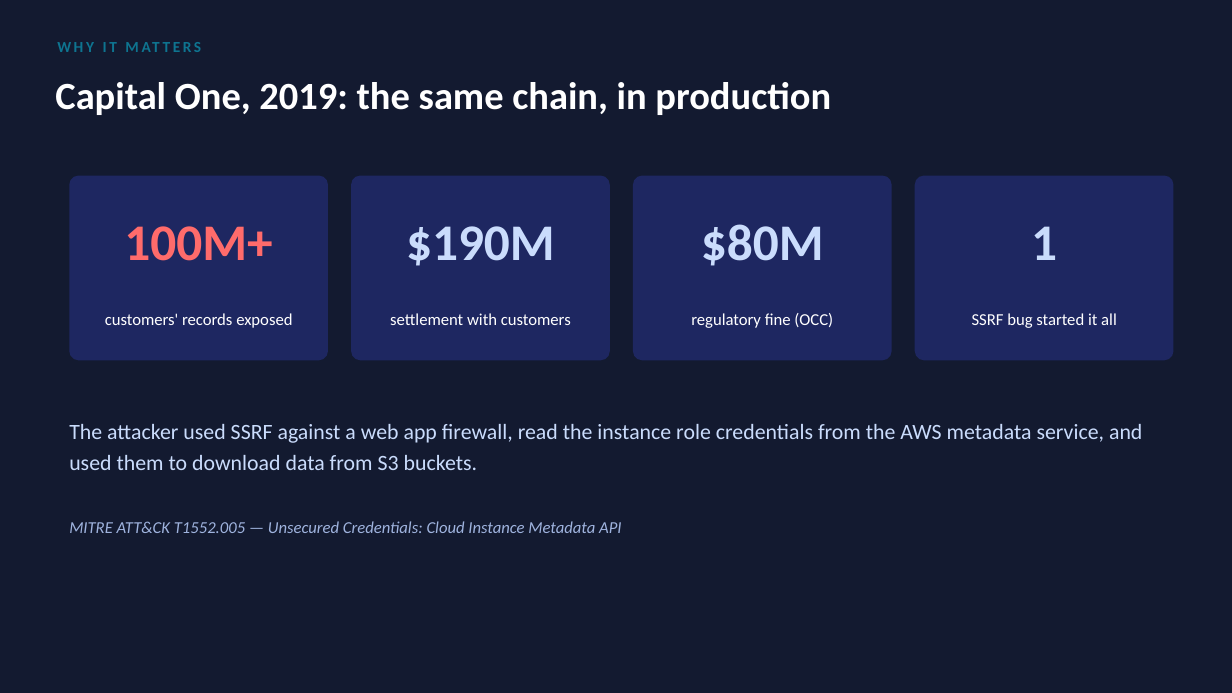
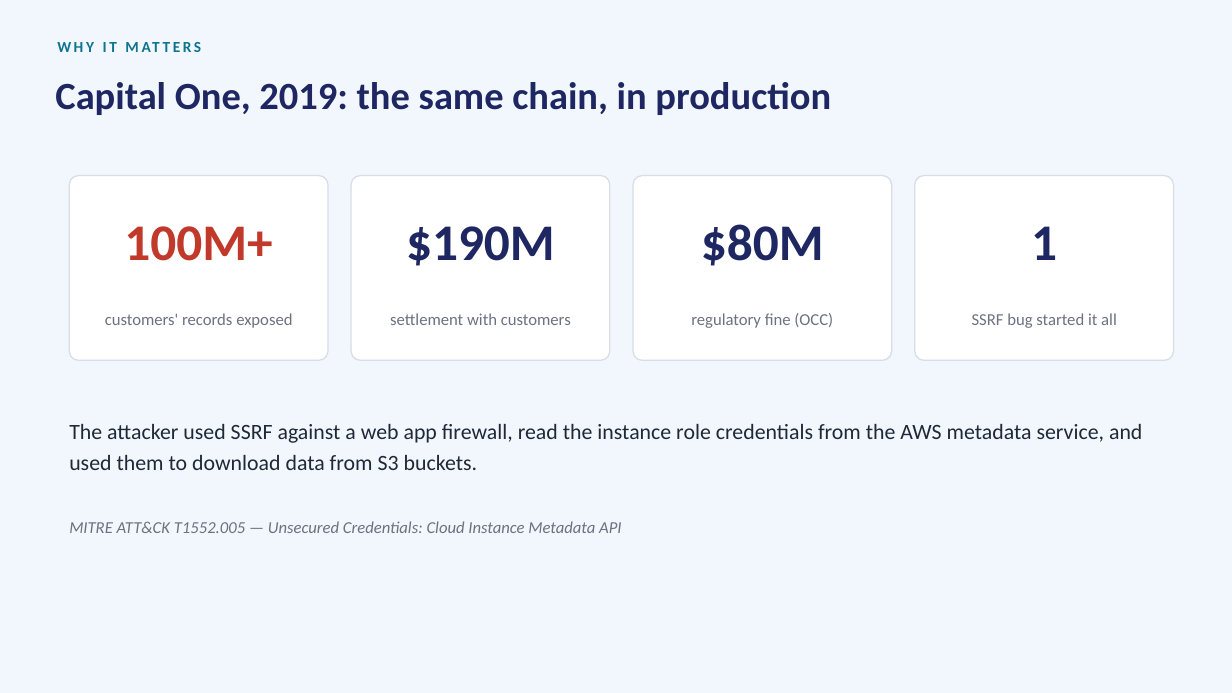
Before and after one commit to i9x0/cloud-ssrf-lab, a slide deck: slide 3 of report/CS621_Presentation.pptx. Drawn at 1232x693 pixels with LibreOffice and Linux fonts; fonts in the diff are those of the drawing. Boxes give left, top, right and bottom in pixels: in the first picture for what was removed or moved away, otherwise in the second. Text is boxed around its words. In the diff, an @@ line names an element or a change of style, - is before the commit and + after.

Commit message:
docs: refresh lab screenshots, add live-demo link/figure to report & deck, light-theme deck
Also untrack a stray Office lock file and ignore Office temp/v2 files.

```diff
--- a/report/CS621_Presentation.pptx
+++ b/report/CS621_Presentation.pptx
@@ background #131A30 to #F2F6FD @@
@@ text "Capital One, 2019: the same ..." at (55, 82, 831, 115): text colour #FFFFFF to #1E2761 @@
@@ fill #1E2761 to #FFFFFF; outline none to #D7DEE8 1 pt in 4 elements at (69, 176, 328, 360), (351, 176, 610, 360), (633, 176, 892, 360), (915, 176, 1174, 360) @@
@@ text "100M+" at (124, 226, 272, 261): text colour #FF6B6B to #C0392B @@
@@ text colour #CADCFC to #1E2761 in 3 elements at (406, 226, 555, 266), (701, 224, 824, 266), (1031, 226, 1057, 260) @@
@@ text colour #FFFFFF to #6B7280 in 4 elements at (105, 313, 292, 328), (390, 313, 571, 325), (691, 313, 833, 328), (972, 313, 1117, 328) @@
@@ text "The attacker used SSRF against ..." at (69, 424, 1142, 470): text colour #CADCFC to #1F2937 @@
@@ text "MITRE ATT&CK T1552.005 — Unsecured ..." at (69, 521, 621, 533): text colour #9FB3DE to #6B7280 @@
```
Also in this commit, not shown: 2 other slides changed, 1 slide added, 23 other files.
